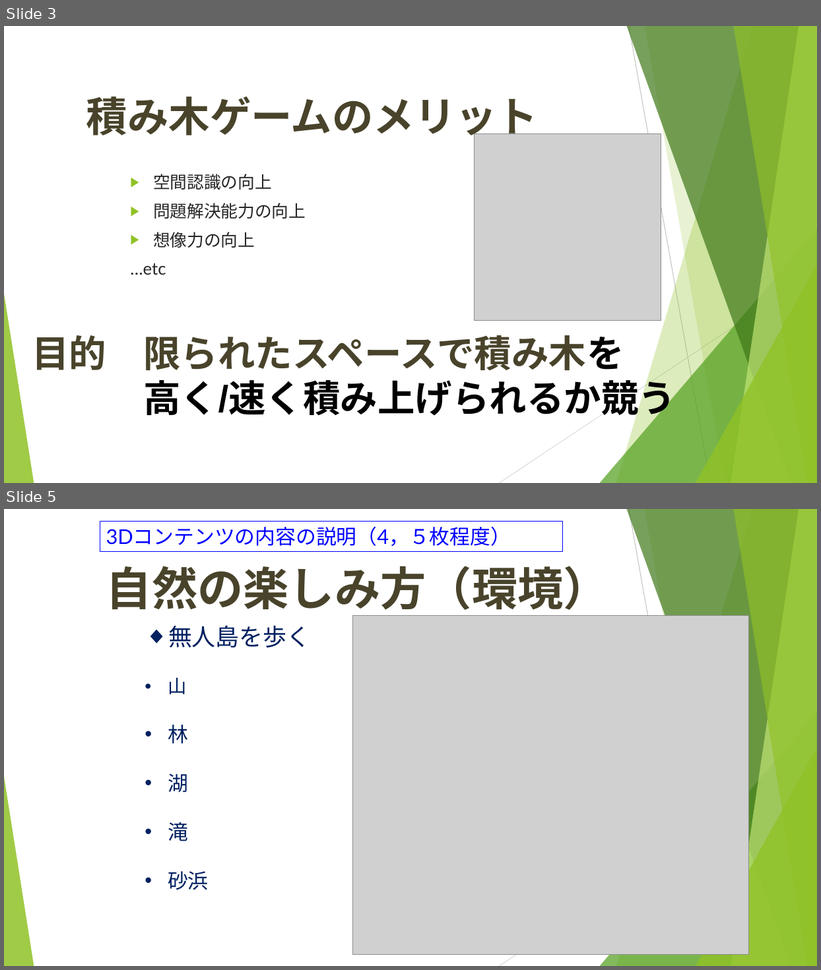
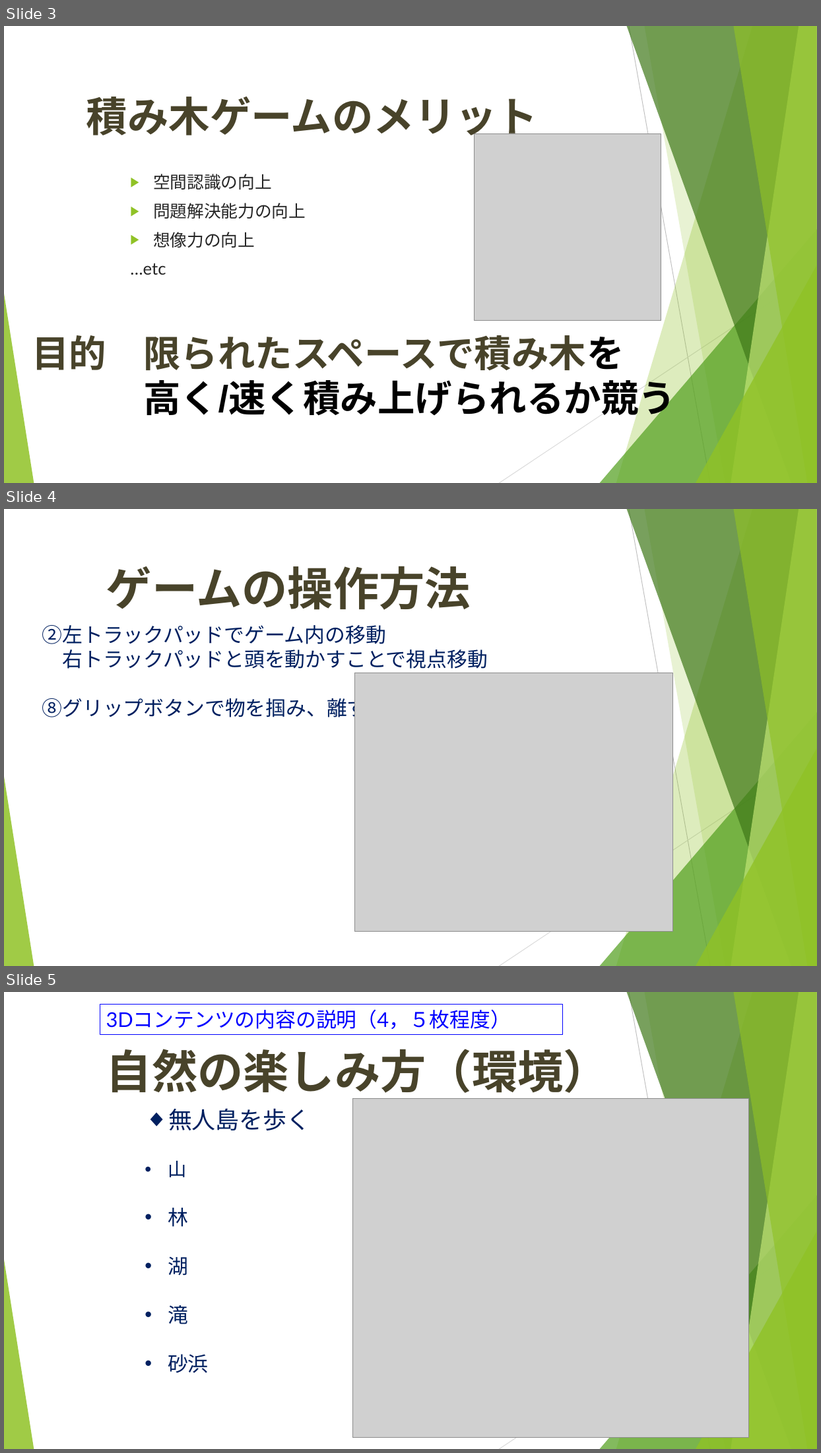
Before and after one commit to tomochapee12/VR_bl, a slide deck: 01安井_02吉本_積み木タイムアタック.pptx. Shown one above the other, each under a label of ours: slides 3 and 5 before the commit, slides 3, 4 and 5 after it; the slides between them are not shown. The pictures are 821x970 and 821x1453 pixels, drawn with LibreOffice and Linux fonts; fonts in the diff are those of the drawing; grey boxes stand for pictures. Boxes give left, top, right and bottom in pixels: in the first picture for what was removed or moved away, otherwise in the second. Text is boxed around its words. In the diff, an @@ line names an element or a change of style, - is before the commit and + after.

```diff
--- a/01安井_02吉本_積み木タイムアタック.pptx
+++ b/01安井_02吉本_積み木タイムアタック.pptx
@@ slide 4 added at [4,509,817,966], background #FFFFFF; not listed: 10 template elements that a slide beside it also shows @@
@@ title added at [106,566,471,610], 54 pt, text #48432A, bold @@
+ゲームの操作方法
@@ text added at [42,625,488,722], 24 pt, text #002060 @@
+②左トラックパッドでゲーム内の移動
+右トラックパッドと頭を動かすことで視点移動
+⑧グリップボタンで物を掴み、離す
@@ picture added at [355,673,673,932] @@
```
Also in this commit, not shown: 3 slides changed, 1 slide removed.
